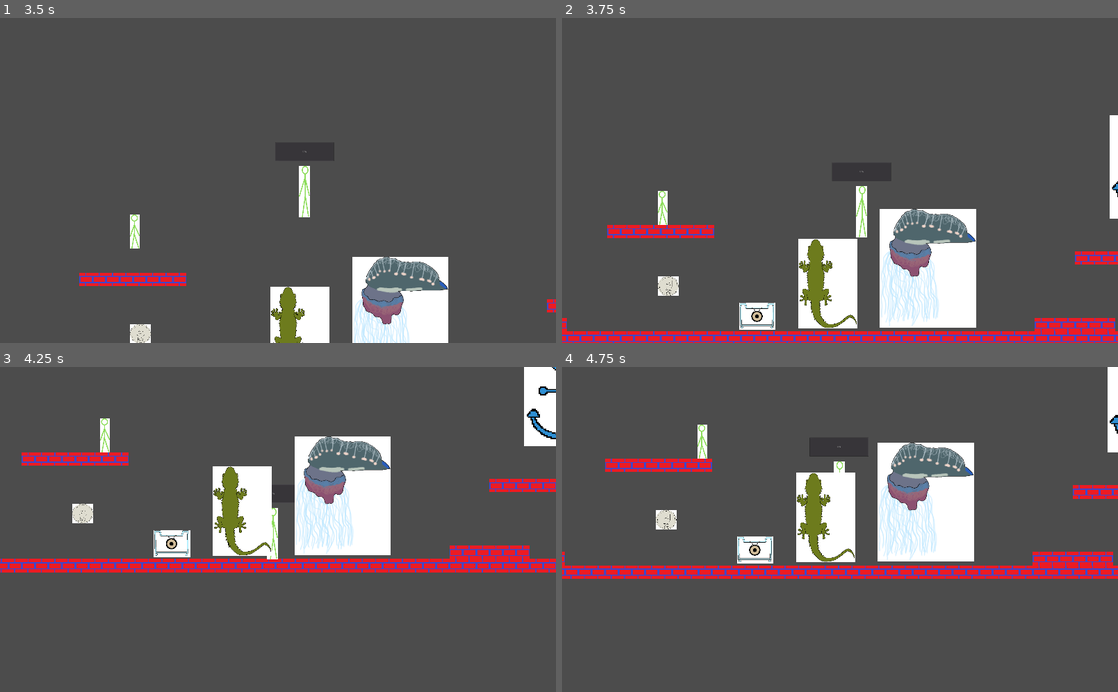
Above: before the commit, frames 1-4 (two rows, left to right).
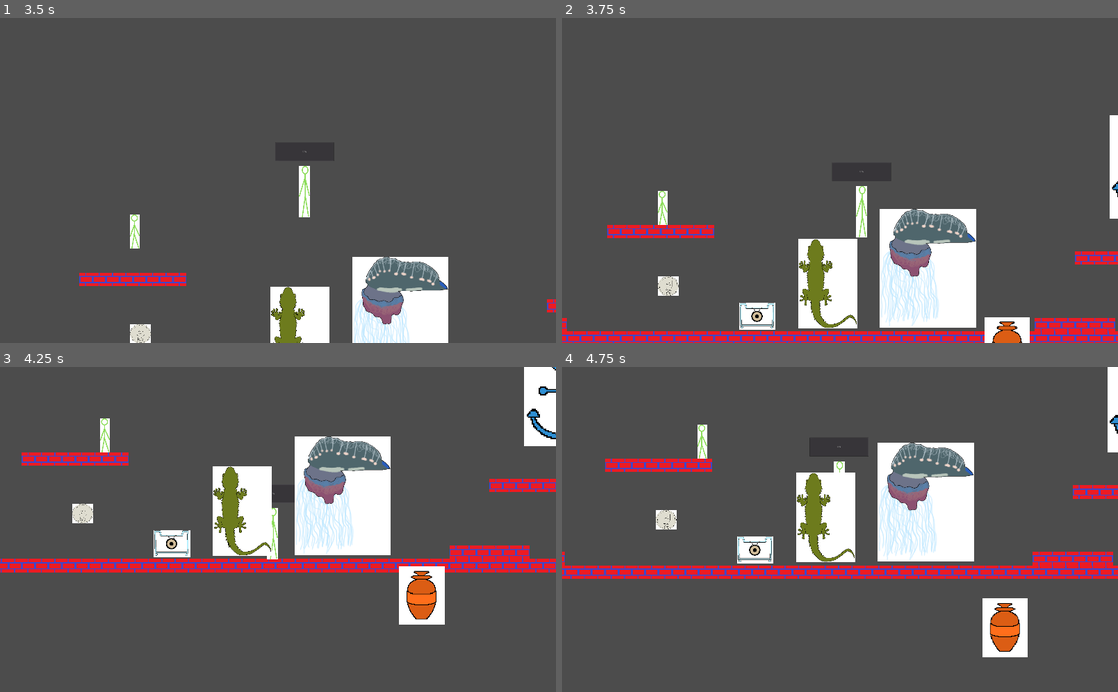
Above: after the commit, the same moments.

Repository: EyeBallTank/PROJECT-NORTUBEL-main-ish
Game: Godot game, scene res://screens/MainMenu.tscn
Same seed, same stepped clock (60 frames per second), same inputs: the game is played once before the commit and once after it.
Inputs:
- Up to frame 1 (3.5 s): click "Start/Começo" at 0.5 s; click "Start/Começo" at 1.25 s; hold F (followme) 2.03-2.78 s; hold Right (right) from 2.03 s (still down); tap Up (jumpup) at 2.27, 3.02 s; tap S (standstill) at 2.85 s
- Up to frame 2 (3.75 s): release Right (right) at 3.53 s; hold Left (left) from 3.53 s (still down); hold F (followme) from 3.53 s (still down)
- Up to frame 3 (4.25 s): keep holding Left (left); keep holding F (followme)
- Up to frame 4 (4.75 s): release Left (left) at 4.28 s; release F (followme) at 4.28 s; hold Right (right) from 4.28 s (still down); tap S (standstill) at 4.35 s; tap Up (jumpup) at 4.52 s

Frame 1 is identical in both runs. In frame 2, 0.6% of the frame differs, in the area x 76-85%, y 92-100%; in frame 3, 1.5%, in the area x 71-80%, y 61-80%; in frame 4, 1.5%.

Commit message:
another "future plan" item sort of
it falls through the level because of its main node
though i'm not sure if it'd want it to be a vase

Diff:
--- /dev/null
+++ b/src/level_objects/pushable.tscn
@@ -0,0 +1,15 @@
+[gd_scene load_steps=3 format=2]
+
+[ext_resource path="res://assets/sprites/level_object_sprites/push object.PNG" type="Texture" id=1]
+
+[sub_resource type="CapsuleShape2D" id=1]
+radius = 81.0
+height = 98.0
+
+[node name="Area2D" type="RigidBody2D"]
+
+[node name="Sprite" type="Sprite" parent="."]
+texture = ExtResource( 1 )
+
+[node name="CollisionShape2D" type="CollisionShape2D" parent="."]
+shape = SubResource( 1 )
--- a/src/levels/LevelTemplate.tscn
+++ b/src/levels/LevelTemplate.tscn
@@ -13,6 +13,7 @@
 [ext_resource path="res://src/levels/LevelTemplate.gd" type="Script" id=11]
 [ext_resource path="res://screens/PauseMenu.tscn" type="PackedScene" id=12]
 [ext_resource path="res://src/level_objects/anchorhook.tscn" type="PackedScene" id=13]
+[ext_resource path="res://src/level_objects/pushable.tscn" type="PackedScene" id=14]
 
 [sub_resource type="ConvexPolygonShape2D" id=1]
 points = PoolVector2Array( 0, 0, 64, 0, 64, 64, 0, 64 )
@@ -88,3 +89,6 @@
 
 [node name="Node2D" parent="." instance=ExtResource( 13 )]
 position = Vector2( 4243, -214 )
+
+[node name="Area2D" parent="." instance=ExtResource( 14 )]
+position = Vector2( 3580, 434 )
Binary file added: assets/sprites/level_object_sprites/push object.PNG
Not shown, added: assets/sprites/level_object_sprites/push object.PNG.import
Not shown: 1 places in src/levels/LevelTemplate.tscn that only renumber resources
